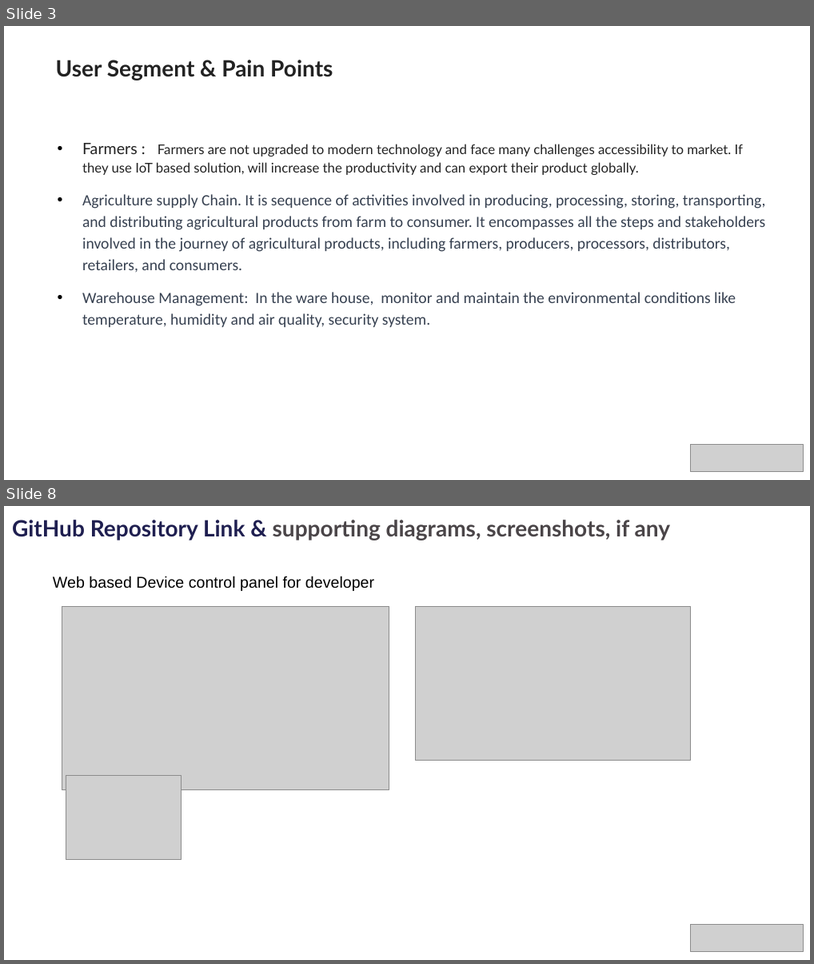
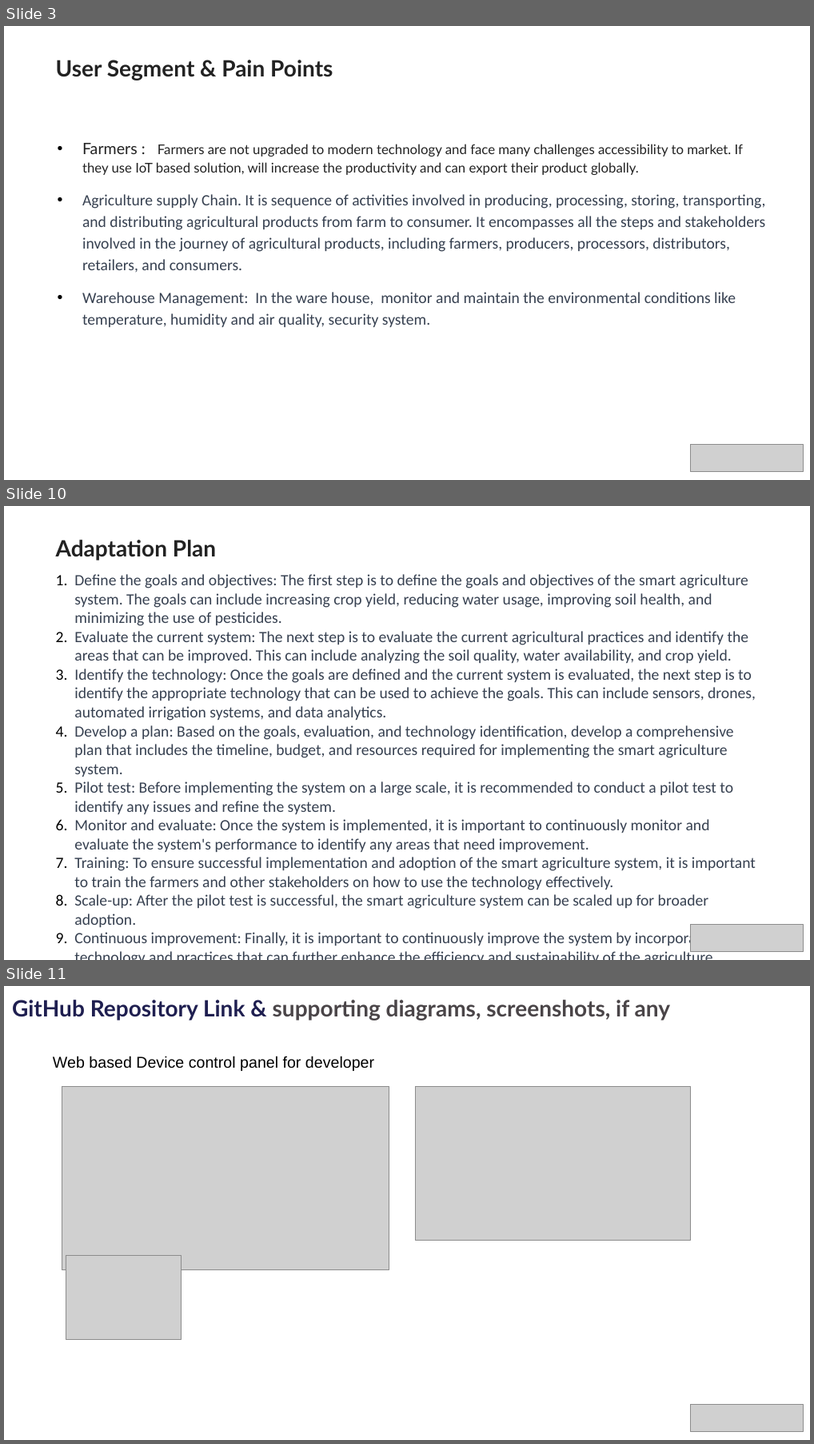
Before and after one commit to jbt1607/Sustainability-Hack, a slide deck: Idea/Smart Agriculture.pptx. Shown one above the other, each under a label of ours: slides 3 and 8 before the commit, slides 3, 10 and 11 after it; the slides between them are not shown. The pictures are 814x964 and 814x1444 pixels, drawn with LibreOffice and Linux fonts; fonts in the diff are those of the drawing; grey boxes stand for pictures; background and template pictures are left out. Boxes give left, top, right and bottom in pixels: in the first picture for what was removed or moved away, otherwise in the second. Text is boxed around its words. In the diff, an @@ line names an element or a change of style, - is before the commit and + after.

Commit message:
Smart Agriculture changes

```diff
--- a/Idea/Smart Agriculture.pptx
+++ b/Idea/Smart Agriculture.pptx
@@ slide 10 added at <box>4,506,810,960</box>, background #FFFFFF; not listed: 2 template elements that a slide beside it also shows @@
@@ title added at <box>56,540,216,560</box>, 20 pt, text #222222, bold @@
+Adaptation Plan
@@ text added at <box>74,574,756,948</box>, 14 pt, text #374151 @@
+1. Define the goals and objectives: The first step is to define the goals and objectives of the smart agriculture system. The goals can include increasing crop yield, reducing water usage, improving soil health, and minimizing the use of pesticides.
+2. Evaluate the current system: The next step is to evaluate the current agricultural practices and identify the areas that can be improved. This can include analyzing the soil quality, water availability, and crop yield.
+3. Identify the technology: Once the goals are defined and the current system is evaluated, the next step is to identify the appropriate technology that can be used to achieve the goals. This can include sensors, drones, automated irrigation systems, and data analytics.
+4. Develop a plan: Based on the goals, evaluation, and technology identification, develop a comprehensive plan that includes the timeline, budget, and resources required for implementing the smart agriculture system.
+5. Pilot test: Before implementing the system on a large scale, it is recommended to conduct a pilot test to identify any issues and refine the system.
+6. Monitor and evaluate: Once the system is implemented, it is important to continuously monitor and evaluate the system's performance to identify any areas that need improvement.
+7. Training: To ensure successful implementation and adoption of the smart agriculture system, it is important to train the farmers and other stakeholders on how to use the technology effectively.
+8. Scale-up: After the pilot test is successful, the smart agriculture system can be scaled up for broader adoption.
+9. Continuous improvement: Finally, it is important to continuously improve the system by incorporating new technology and practices that can further enhance the efficiency and sustainability of the agriculture practices.
@@ picture added at <box>691,924,803,951</box> @@
@@ what was slide 8 is now slide 11 @@
```
Also in this commit, not shown: 4 slides changed, 3 other slides added, 1 slide removed, 1 other file.
